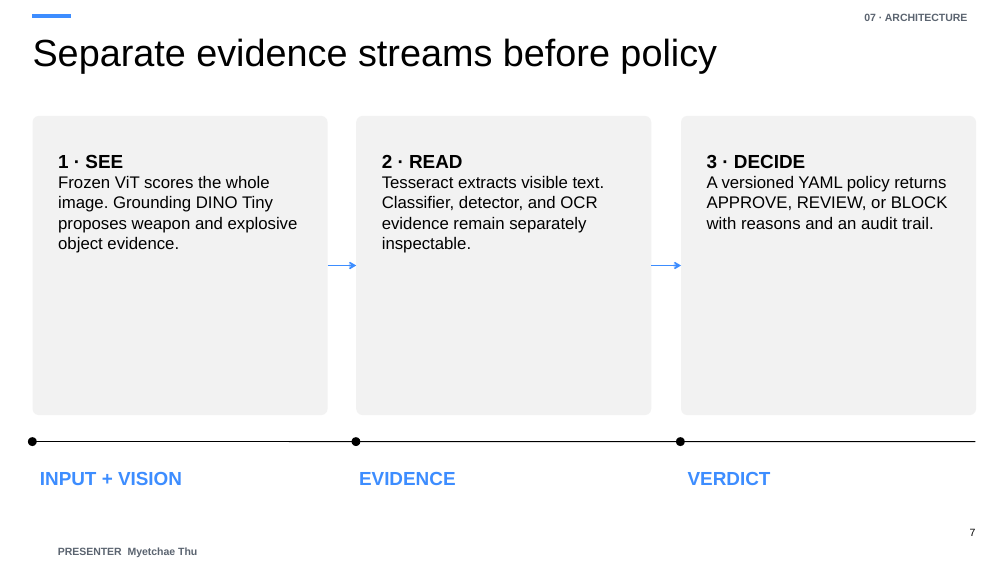
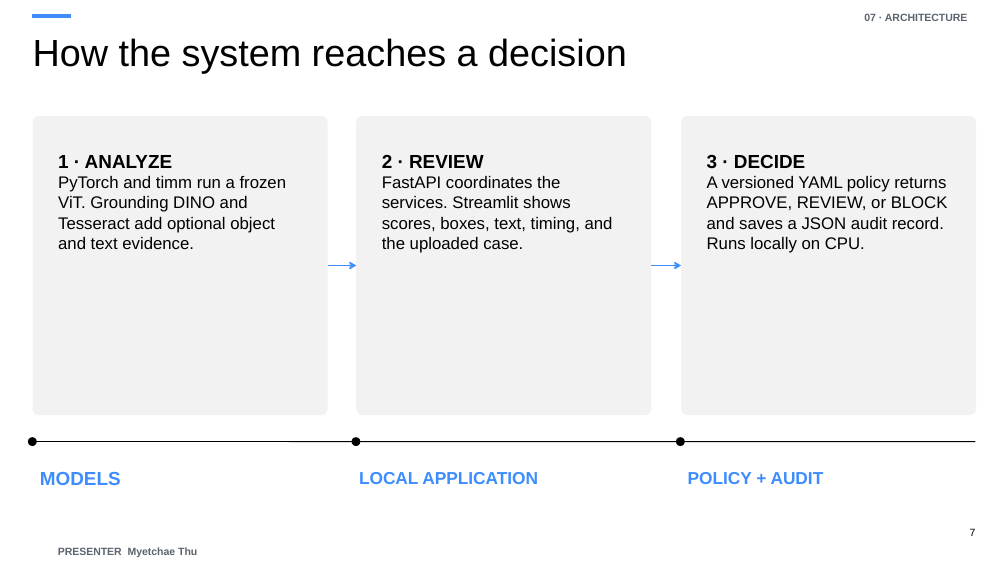
Before and after one commit to Swarnaditya-Maitra/MS_DSP_462_ComputerVision_ad-safety-moderation-pipeline, a slide deck: slide 7 of outputs/presentation/ad_safety_management_presentation.pptx. Drawn at 1008x567 pixels with LibreOffice and Linux fonts; fonts in the diff are those of the drawing. Boxes give left, top, right and bottom in pixels: in the first picture for what was removed or moved away, otherwise in the second. Text is boxed around its words. In the diff, an @@ line names an element or a change of style, - is before the commit and + after.

```diff
--- a/outputs/presentation/ad_safety_management_presentation.pptx
+++ b/outputs/presentation/ad_safety_management_presentation.pptx
@@ text at box(33, 38, 627, 73): text changed @@
-Separate evidence streams before policy
+How the system reaches a decision
@@ text at box(58, 155, 287, 249): text changed @@
-1 · SEE
-Frozen ViT scores the whole image. Grounding DINO Tiny proposes weapon and explosive object evidence.
+1 · ANALYZE
+PyTorch and timm run a frozen ViT. Grounding DINO and Tesseract add optional object and text evidence.
@@ text at box(382, 155, 613, 253): text changed @@
-2 · READ
-Tesseract extracts visible text. Classifier, detector, and OCR evidence remain separately inspectable.
+2 · REVIEW
+FastAPI coordinates the services. Streamlit shows scores, boxes, text, timing, and the uploaded case.
@@ text at box(707, 176, 948, 253): text changed @@
-A versioned YAML policy returns APPROVE, REVIEW, or BLOCK with reasons and an audit trail.
+A versioned YAML policy returns APPROVE, REVIEW, or BLOCK and saves a JSON audit record. Runs locally on CPU.
@@ text at box(40, 472, 121, 485): text changed @@
-INPUT + VISION
+MODELS
@@ text at box(359, 472, 538, 484): text changed; size 18 to 16.5 pt @@
-EVIDENCE
+LOCAL APPLICATION
@@ text at box(688, 472, 824, 484): text changed; size 18 to 16.5 pt @@
-VERDICT
+POLICY + AUDIT
```
Also in this commit, not shown: 14 other slides changed, 39 other files.
